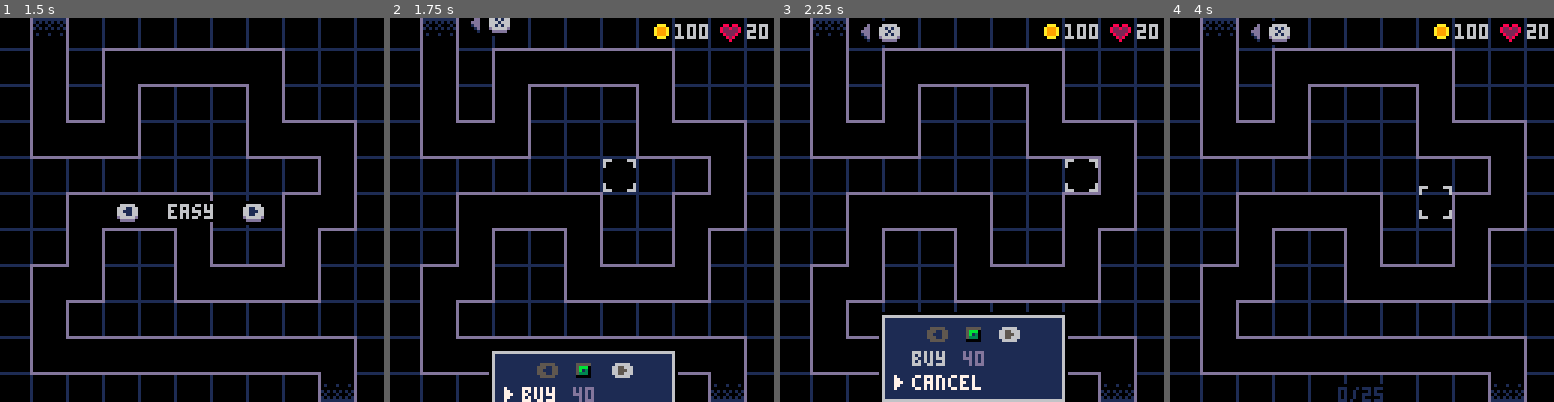
Above: before the commit, frames 1-4 (left to right).
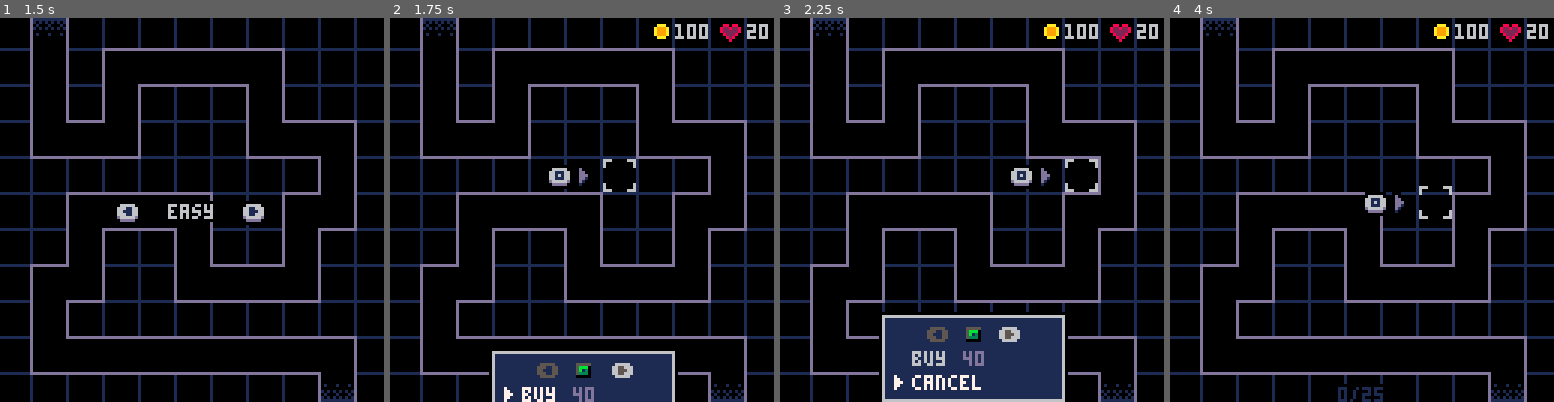
Above: after the commit, the same moments.

Repository: beardedsakimonkey/pixel_td.p8
Game: PICO-8 cartridge pixel_td.p8
Two runs of this game, one before a commit and one after it. Both use one fixed random seed, a clock stepped at 60 frames per second and the inputs below.
Inputs:
- Up to frame 1 (1.5 s): tap X (X key) at 0.33, 1.07 s; tap O (Z key) at 0.7 s
- Up to frame 2 (1.75 s): hold Right from 1.6 s (still down); tap O (Z key) at 1.7 s
- Up to frame 3 (2.25 s): tap X (X key) at 1.85 s; release Right at 2.1 s; tap O (Z key) at 2.1 s; hold Up from 2.15 s (still down)
- Up to frame 4 (4 s): release Up at 2.42 s; hold Right 2.47-3.03 s; tap O (Z key) every 0.4 s from 2.5 to 3.7 s; tap X (X key) at 2.97 s; hold Left 3.08-3.58 s; hold Down 3.63-3.97 s

Frame 1 is identical in both runs. In frame 2, 0.6% of the frame differs, in the area x 21-52%, y 0-45%; in frame 3, 0.6%; in frame 4, 0.7%, in the area x 21-61%, y 0-52%.

Commit message:
add hint for z

Diff:
--- a/core.lua
+++ b/core.lua
@@ -76,6 +76,7 @@
 t = 0
 shake = 0
 screen = 'title'
+has_bought_tower = false
 
 function remove_life()
     lives -= 1
--- a/hint.lua
+++ b/hint.lua
@@ -1,44 +1,45 @@
--- TODO: add hint for z
--- TODO: dont show hint for x until player has bought a tower
-
-show_hint = true
-
-local prev_show_hint = show_hint
-
+show_hint_x = false
 local OFFSCREEN_Y = -8
 local y = OFFSCREEN_Y
 local v = 0
 local t = 0
 
+local GLISTEN_DELAY = 300 -- 10 sec
+
+local function show_hint_z()
+    return not has_bought_tower and can_send_wave()
+end
+
 function update_hint()
-    show_hint = show_hint or (can_send_wave() and not bonus_menu.is_open)
-    if show_hint then
+    local show = can_send_wave() and not bonus_menu.is_open and has_bought_tower
+
+    local dismissing = show_hint_x and not show
+
+    show_hint_x = show_hint_x or show
+
+    if show_hint_x or show_hint_z() then
         t += 1
-    else
+    end
+    if dismissing then
         t = 0
-    end
-    if prev_show_hint and not show_hint then -- dismissing hint
         v = 200
     end
-    local dest_y = show_hint and 1 or OFFSCREEN_Y
+    local dest_y = show_hint_x and 1 or OFFSCREEN_Y
     y, v = spring(y, dest_y, v, {
         stiffness = 200,
         damping = 32,
         mass = 2,
         precision = 0.2,
     })
-    prev_show_hint = show_hint
 end
 
-function draw_hint()
+local function draw_hint_x()
     local x = 26
     -- Draw arrow
-    pal(C.green, C.black)
     spr(20, x, y)
     x += 6
     -- Draw button
-    local glisten_delay = 300 -- 10 sec
-    local s = max(0, (t\2)%(glisten_delay+11) - glisten_delay)
+    local s = max(0, (t\2)%(GLISTEN_DELAY+11) - GLISTEN_DELAY)
     sspr(s*9, 24, 9, 8, x, y)
 
     -- draw 'x'
@@ -47,5 +48,29 @@
     pset(x+3, y+4, C.dark_blue)
     pset(x+5, y+4, C.dark_blue)
     pset(x+4, y+3, C.dark_blue)
+end
+
+local function draw_hint_z()
+    -- Draw arrow
+    local x = sel.x - 8
+    local y = sel.y + 3
+    if sel.vx > 0 then x = ceil(x) end
+    if sel.vy > 0 then y = ceil(y) end
+    sspr(32, 8, 5, 8, x, y, 5, 8, true)
+    x -= 10
+
+    -- Draw button
+    local s = max(0, (t\2)%(GLISTEN_DELAY+11) - GLISTEN_DELAY)
+    sspr(s*9, 24, 9, 8, x, y)
+    -- draw 'o'
+    rect(x+3, y+2, x+5, y+4, C.dark_blue)
+end
+
+function draw_hint()
+    pal(C.green, C.black)
+    draw_hint_x()
+    if show_hint_z() then
+        draw_hint_z()
+    end
     pal(0)
 end
--- a/menu.lua
+++ b/menu.lua
@@ -216,6 +216,7 @@
 function do_buy(menu)
     local twr = make_tower(menu.sel_twr, sel.dst_gx, sel.dst_gy)
     gold -= twr.buy
+    has_bought_tower = true
 end
 
 function do_sell(menu)
